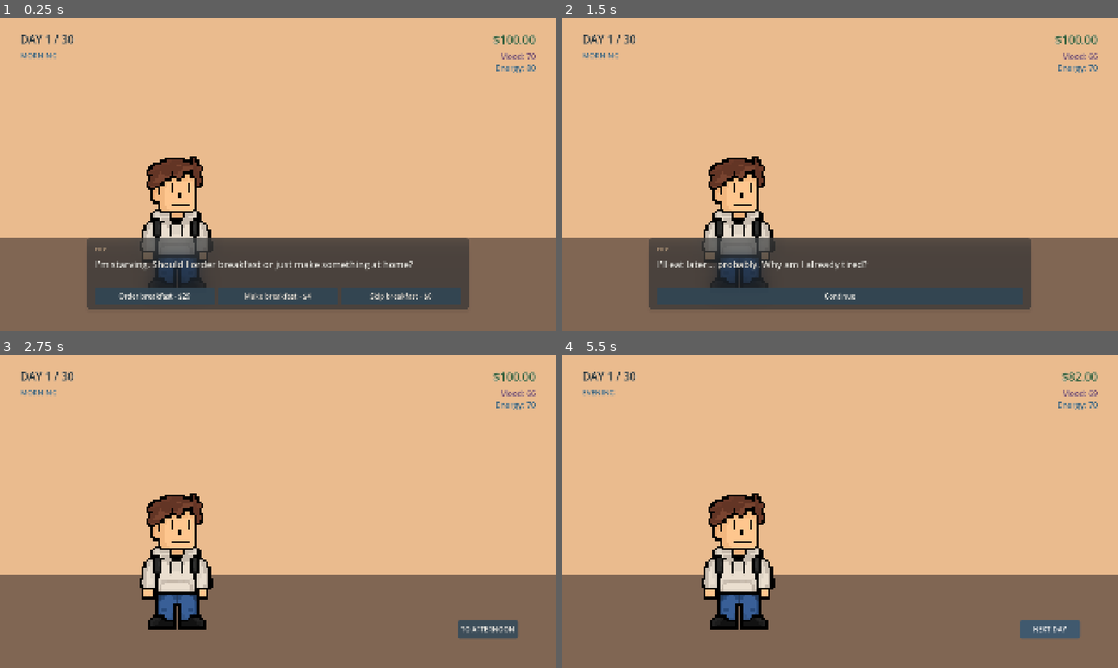
Above: before the commit, frames 1-4 (two rows, left to right).
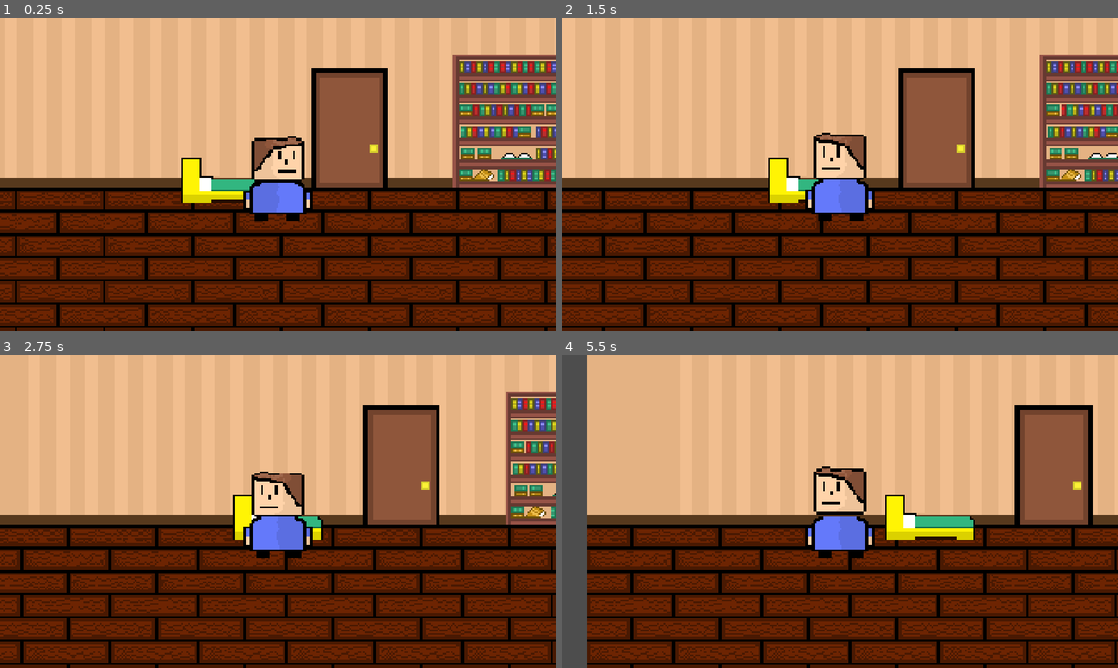
Above: after the commit, the same moments.

Repository: JoshuaThai/you-conomics
Game: Godot game, scene res://Scenes/steve_stage.tscn
Same seed, same stepped clock (60 frames per second), same inputs: the game is played once before the commit and once after it. Before the commit the project starts from res://Scenes/fry_home.tscn.
Inputs (mouse positions are in pixels of both pictures, inside the frame that each line leads up to):
- Up to frame 1 (0.25 s): no input
- Up to frame 2 (1.5 s): click (789, 180) at 0.52 s; click (962, 296) at 1.25 s, where only the run before the commit has a clickable "Skip breakfast - $0"
- Up to frame 3 (2.75 s): click (278, 633) at 2 s, where only the run before the commit has a clickable "Continue"
- Up to frame 4 (5.5 s): click (1051, 630) at 2.75 s, where only the run before the commit has a clickable "TO AFTERNOON"; click (745, 633) at 3.5 s, where only the run before the commit has a clickable "Buy it - $18"; click (840, 633) at 4.25 s, where only the run before the commit has a clickable "Continue"; click (1051, 630) at 5 s, where only the run before the commit has a clickable "TO EVENING"

The runs differ from the first frame. In frame 1, 62% of the frame differs, in the area x 0-100%, y 5-100%; in frame 2, 61%; in frame 3, 59%; in frame 4, 58%.

Commit message:
Added Bed & Computer Buttons

Diff:
--- a/Scenes/steve_home.tscn
+++ b/Scenes/steve_home.tscn
@@ -12,6 +12,18 @@
 bg_color = Color(0.6, 0.6, 0.6, 0)
 
 [sub_resource type="StyleBoxFlat" id="StyleBoxFlat_4ga4n"]
+bg_color = Color(0.6, 0.6, 0.6, 0.4862745)
+
+[sub_resource type="StyleBoxFlat" id="StyleBoxFlat_h5lkh"]
+bg_color = Color(0.6, 0.6, 0.6, 0)
+
+[sub_resource type="StyleBoxFlat" id="StyleBoxFlat_dr8mt"]
+bg_color = Color(0.6, 0.6, 0.6, 0.4862745)
+
+[sub_resource type="StyleBoxFlat" id="StyleBoxFlat_njiju"]
+bg_color = Color(0.6, 0.6, 0.6, 0)
+
+[sub_resource type="StyleBoxFlat" id="StyleBoxFlat_fmbli"]
 bg_color = Color(0.6, 0.6, 0.6, 0.4862745)
 
 [node name="SteveHome" type="Control" unique_id=1198867983]
@@ -48,3 +60,23 @@
 mouse_default_cursor_shape = 2
 theme_override_styles/normal = SubResource("StyleBoxFlat_o68pl")
 theme_override_styles/hover = SubResource("StyleBoxFlat_4ga4n")
+
+[node name="ComputerButton" type="Button" parent="." unique_id=1036615719]
+layout_mode = 0
+offset_left = 622.0
+offset_top = 327.0
+offset_right = 674.0
+offset_bottom = 354.0
+mouse_default_cursor_shape = 2
+theme_override_styles/normal = SubResource("StyleBoxFlat_h5lkh")
+theme_override_styles/hover = SubResource("StyleBoxFlat_dr8mt")
+
+[node name="BedButton" type="Button" parent="." unique_id=1297906385]
+layout_mode = 0
+offset_left = 206.0
+offset_top = 368.0
+offset_right = 268.0
+offset_bottom = 399.0
+mouse_default_cursor_shape = 2
+theme_override_styles/normal = SubResource("StyleBoxFlat_njiju")
+theme_override_styles/hover = SubResource("StyleBoxFlat_fmbli")
--- a/Scenes/steve_stage.tscn
+++ b/Scenes/steve_stage.tscn
@@ -2,11 +2,13 @@
 
 [ext_resource type="PackedScene" uid="uid://bmjykxtg5sbe5" path="res://Characters/Steve/steve.tscn" id="1_350co"]
 [ext_resource type="PackedScene" uid="uid://dnvjxcd4ulefs" path="res://Scenes/steve_home.tscn" id="1_iwh43"]
+[ext_resource type="Script" uid="uid://clxkw3wyuqop4" path="res://Scripts/JT/steve_stage.gd" id="1_yl71a"]
 
 [sub_resource type="RectangleShape2D" id="RectangleShape2D_yfxnn"]
 size = Vector2(100, 20)
 
 [node name="SteveStage" type="Node2D" unique_id=1590953351]
+script = ExtResource("1_yl71a")
 
 [node name="SteveHome" parent="." unique_id=1198867983 instance=ExtResource("1_iwh43")]
 offset_bottom = 0.0
--- /dev/null
+++ b/Scripts/JT/steve_stage.gd
@@ -0,0 +1,6 @@
+extends Node2D
+
+#region Steve - Starting Information
+var money: int = 100
+var mood: int = 70
+var energy: int = 80
--- a/project.godot
+++ b/project.godot
@@ -11,7 +11,7 @@
 [application]
 
 config/name="You-conomics"
-run/main_scene="uid://c04cyinik45rl"
+run/main_scene="uid://5055pxovm02n"
 config/features=PackedStringArray("4.6", "GL Compatibility")
 config/icon="res://icon.svg"
 
Not shown, added: Scripts/JT/steve_stage.gd.uid
